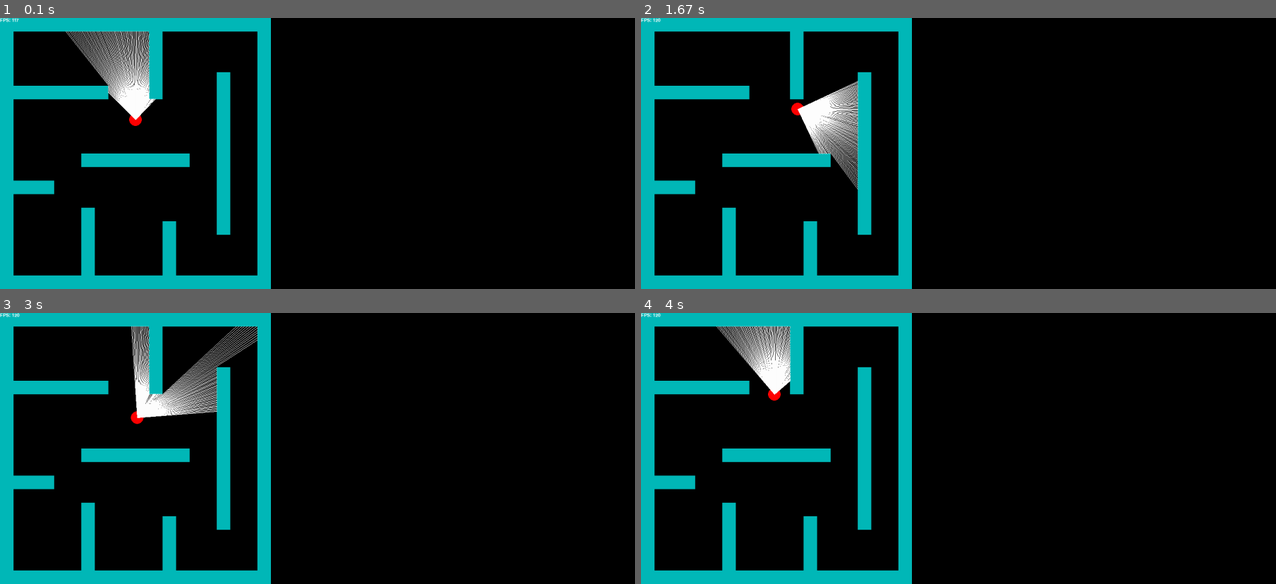
Above: before the commit, frames 1-4 (two rows, left to right).
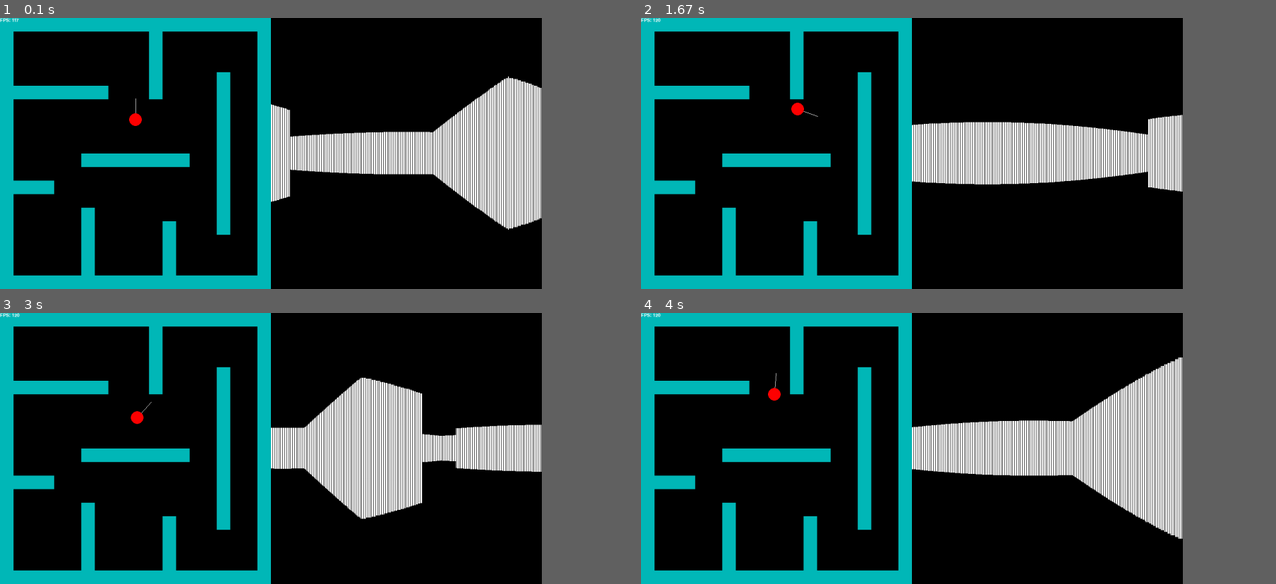
Above: after the commit, the same moments.

Repository: natyavidhan/pygame-raycaster-thingy
Game: pygame game, started from main.py
The game is run twice, just before and just after one commit, with the same random seed, the same clock (stepped at 60 frames per second) and the same inputs.
Inputs:
- Up to frame 1 (0.1 s): no input
- Up to frame 2 (1.67 s): hold D 0.33-0.8 s; hold W 0.83-1.3 s; hold D from 1.33 s (still down)
- Up to frame 3 (3 s): release D at 1.8 s; hold A 1.83-2.37 s; hold S 2.4-2.87 s; hold A from 2.9 s (still down)
- Up to frame 4 (4 s): release A at 3.37 s; hold W 3.4-3.87 s; hold D from 3.9 s (still down)
In our replay, the window is 900x384 before the commit and 768x384 after it. These sizes can differ from the game's own. Grey fills any space a smaller window leaves; there, only what the larger window draws over its background counts as a difference.

The runs differ from the first frame. In frame 1, 14% of the frame differs, in the area x 10-86%, y 4-79%; in frame 2, 11%; in frame 3, 14%; in frame 4, 15%, in the area x 11-86%, y 4-84%.

Commit message:
3d projection

Diff:
--- a/main.py
+++ b/main.py
@@ -3,7 +3,7 @@
 
 pygame.init()
 pygame.font.init()
-screen = pygame.display.set_mode((1500, 640))
+screen = pygame.display.set_mode((1280, 640))
 pygame.display.set_caption("Pygame Raycaster")
 clock = pygame.time.Clock()
 running = True
@@ -32,7 +32,7 @@
         self.speed = 1
         self.fov = math.pi / 2
         self.max_depth = 640
-        self.casted_rays = 120
+        self.casted_rays = 250
 
     def draw(self):
         pygame.draw.line(
@@ -50,17 +50,15 @@
             for depth in range(self.max_depth):
                 x = self.x - math.sin(start_angle) * depth
                 y = self.y + math.cos(start_angle) * depth
-                if (
-                    x < TILESIZE
-                    or x > 640 - TILESIZE
-                    or y < TILESIZE
-                    or y > 640 - TILESIZE
-                ):
-                    break
                 if pxData[int(y)][int(x)] == 1:
                     break
-            pygame.draw.line(screen, (255, 255, 255), (self.x, self.y), (x, y), 1)
+            # pygame.draw.line(screen, (255, 255, 255), (self.x, self.y), (x, y), 1)
             start_angle += self.fov / self.casted_rays
+
+            wall_height = 21000 / depth + 0.0001
+            SCALE = (640 ) / self.casted_rays
+            pygame.draw.rect(screen, (255, 255, 255), (640 + ray * SCALE, (640 / 2) - wall_height / 2,
+                SCALE, wall_height))
 
 
 player = Player(320, 240)
